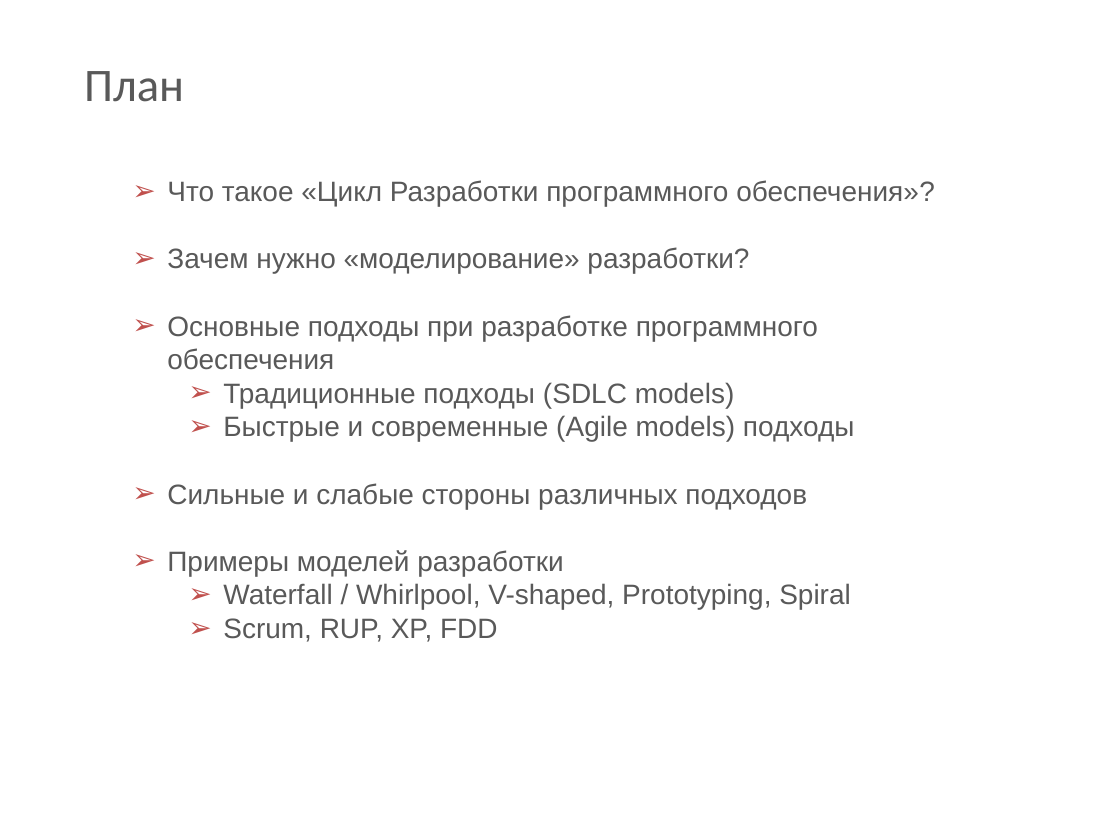
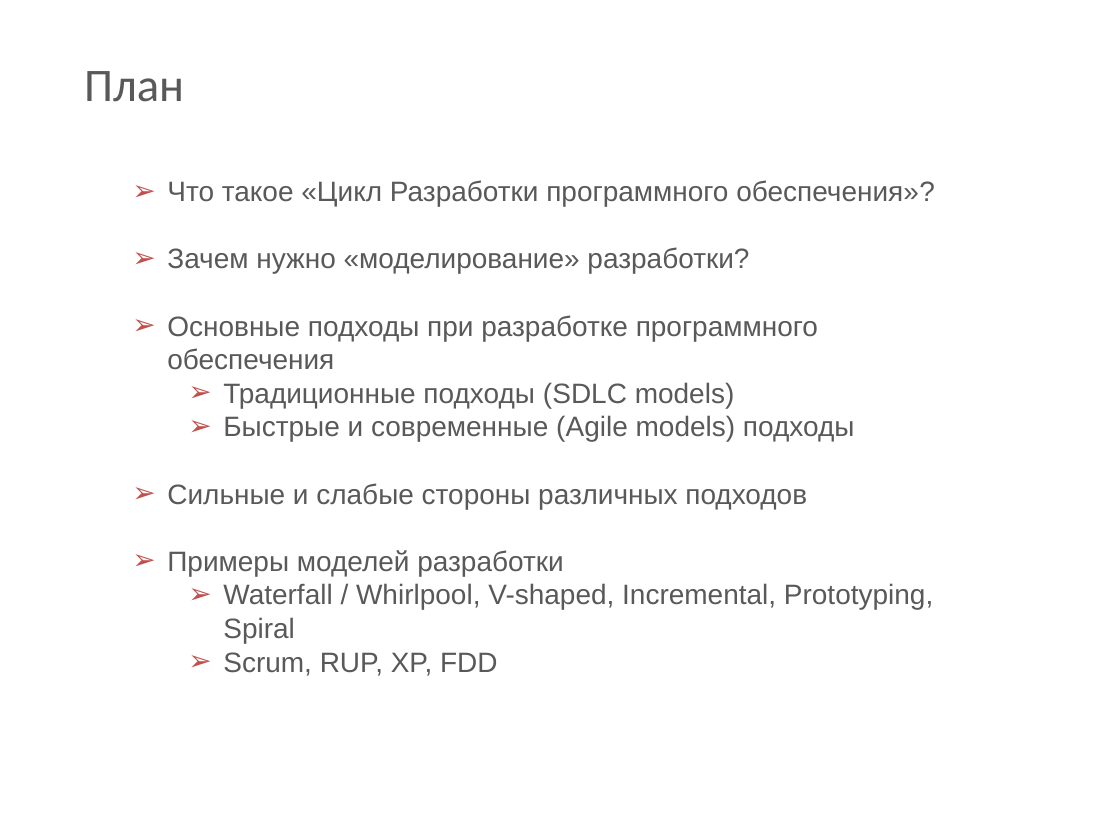
Before and after one commit to BigRacer/swtesting, a slide deck: slide 2 of 6.SDLC/SDLC models.pptx. Drawn at 1120x840 pixels with LibreOffice and Linux fonts; fonts in the diff are those of the drawing; background and template pictures are left out. Boxes give left, top, right and bottom in pixels: in the first picture for what was removed or moved away, otherwise in the second. Text is boxed around its words. In the diff, an @@ line names an element or a change of style, - is before the commit and + after.

```diff
--- a/6.SDLC/SDLC models.pptx
+++ b/6.SDLC/SDLC models.pptx
@@ text at box(223, 583, 933, 643): text changed @@
-  ➢ Waterfall / Whirlpool, V-shaped, Prototyping, Spiral
+  ➢ Waterfall / Whirlpool, V-shaped, Incremental, Prototyping, Spiral
```
Also in this commit, not shown: 3 other slides changed, 8 slides added, 5 slides removed.
